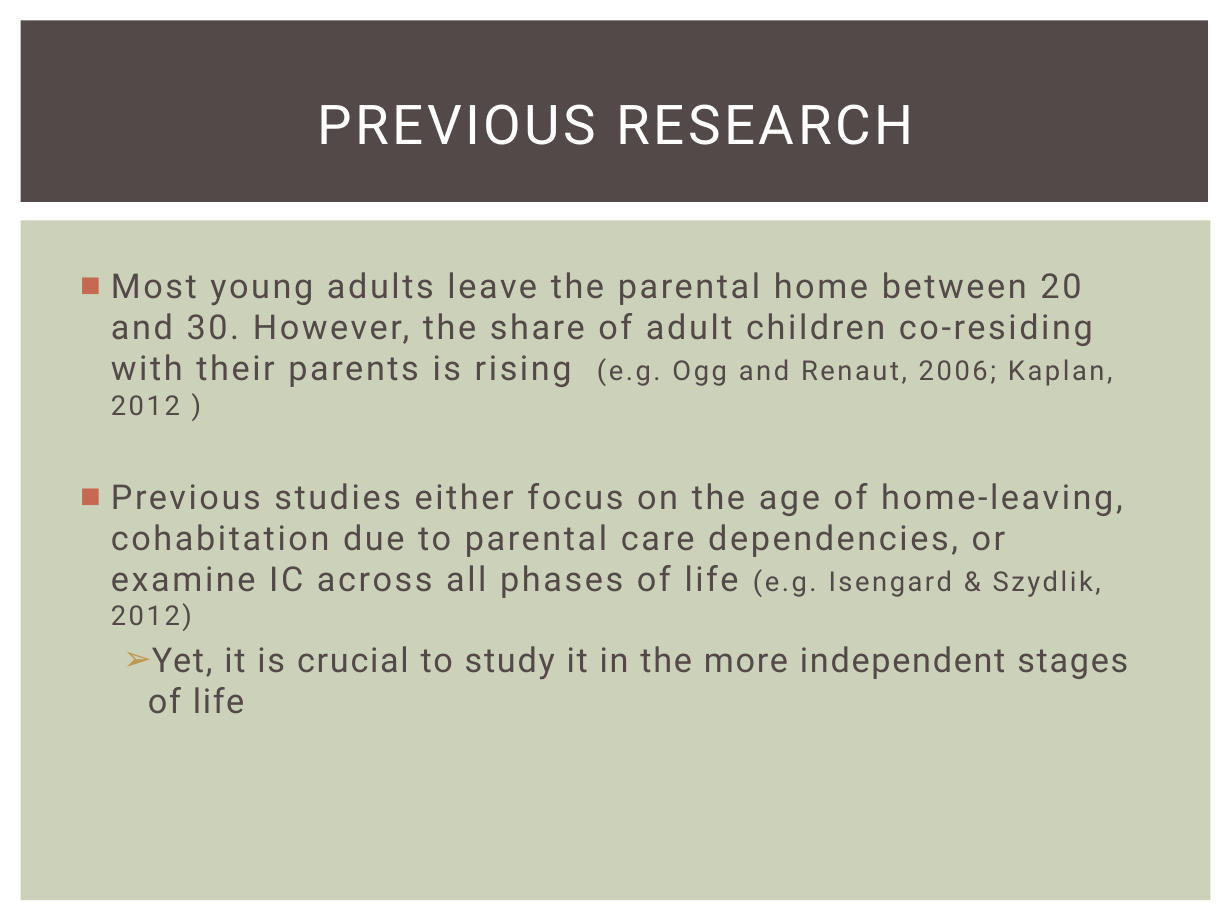
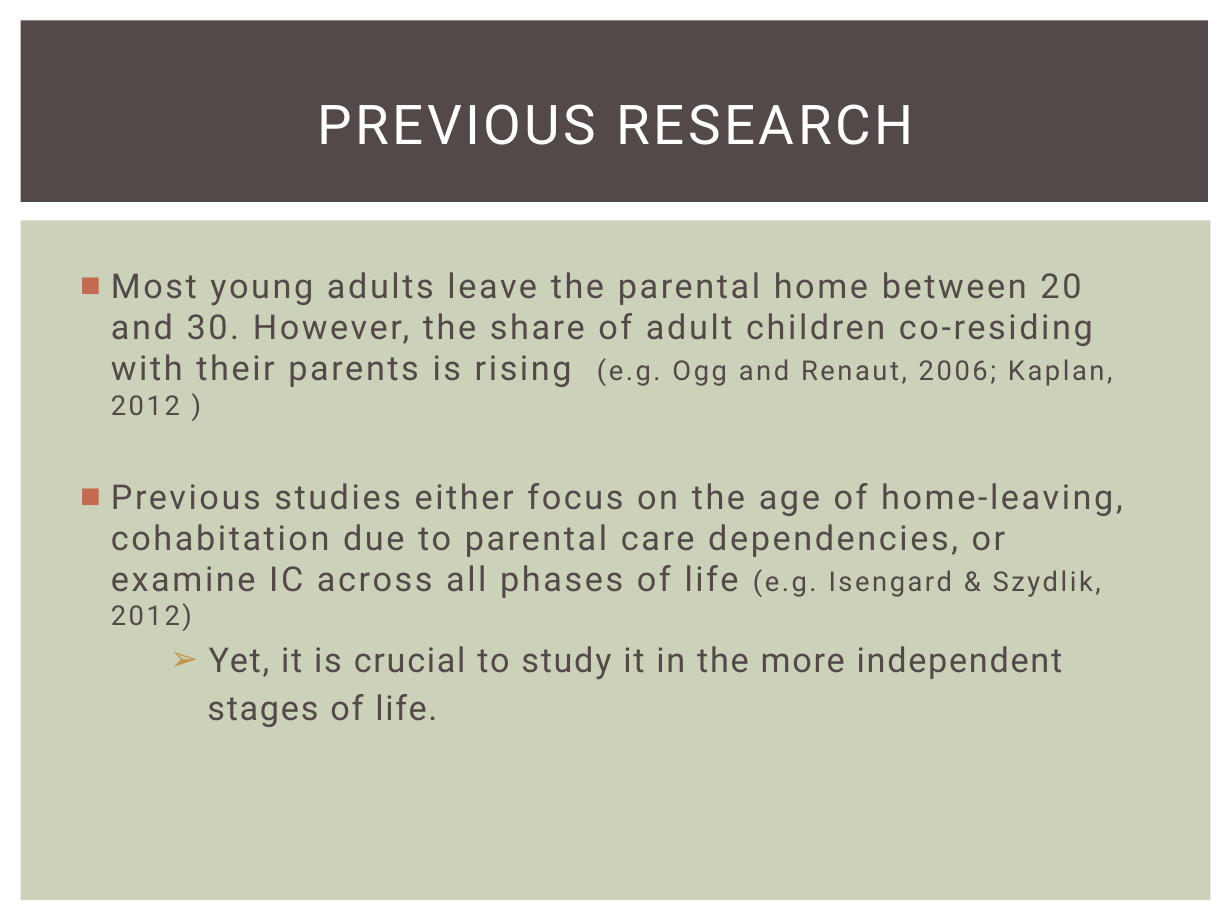
Before and after one commit to Drs-Jusy-Fischges/Solidaritaet, a slide deck: slide 4 of Poster & Präsis/Coll_Tubi.pptx. Drawn at 1232x924 pixels with LibreOffice and Linux fonts; fonts in the diff are those of the drawing. Boxes give left, top, right and bottom in pixels: in the first picture for what was removed or moved away, otherwise in the second. Text is boxed around its words. In the diff, an @@ line names an element or a change of style, - is before the commit and + after.

```diff
--- a/Poster & Präsis/Coll_Tubi.pptx
+++ b/Poster & Präsis/Coll_Tubi.pptx
@@ text at box(207, 646, 1063, 727): text changed @@
-  ➢ Yet, it is crucial to study it in the more independent stages of life
+  ➢ Yet, it is crucial to study it in the more independent
+  stages of life.
```
Also in this commit, not shown: 6 other slides changed.
